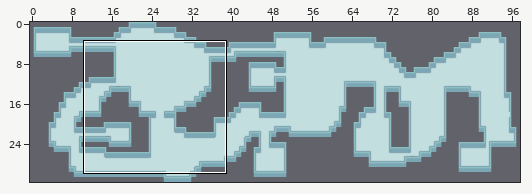
Level history. Tiled map: Juego/assets/map/map_2/mapa_2.tmx. Above: a wide view before the commit, with the close-up outlined.
Close-up. Before the edit:
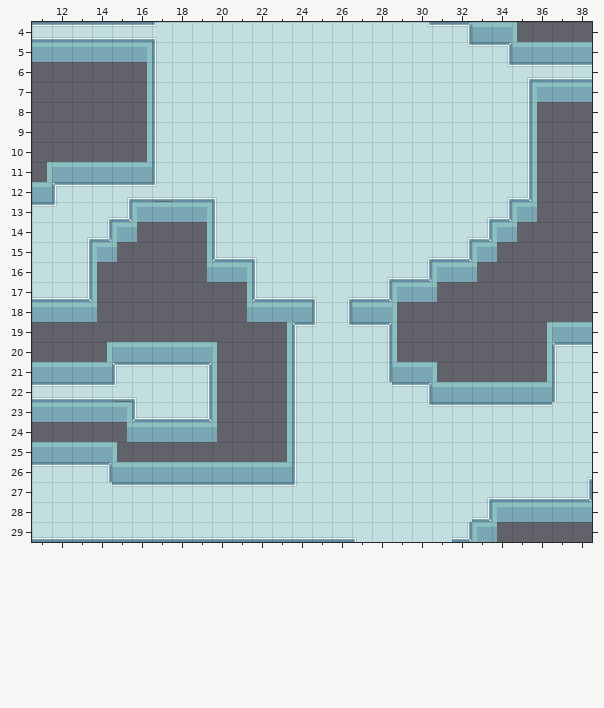
Cells are 32x32 px. Shown: x 11..38, y 4..29. The commit also changed other parts of the map, which this record leaves out.
Now the later version:
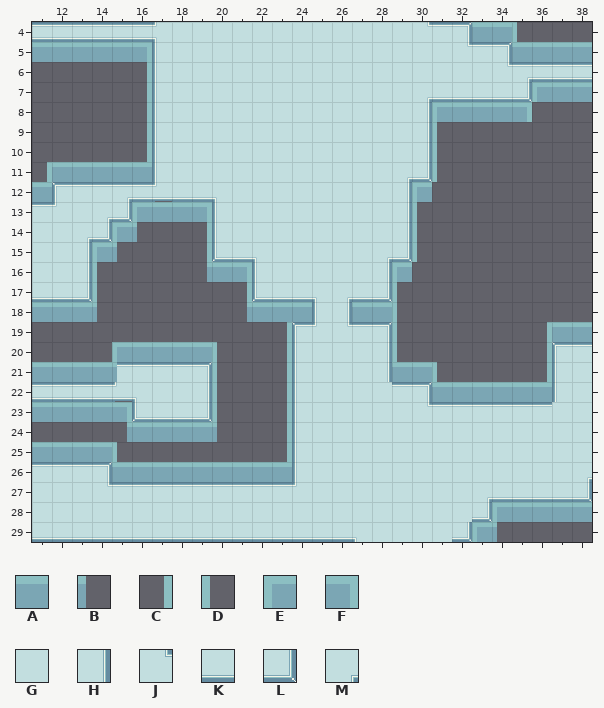
Key: from "map_tiles2": A 0, B 3, C 10, D 11, E 12, F 13, G 41, H 42, J 45, K 51, L 52, M 55.
_ is an empty cell.
What changed:
Layer "suelo":
The author changed tile G to tile H in rows 8 to 10 at x 30; in rows 12 to 14 at x 29.
The author changed tile M to tile H in row 16 at x 28.
The author changed tile G to tile J in row 27 at x 14.
The author changed tile G to tile K in row 7 at x 31 to 34.
The author changed tile G to tile L in row 11 at x 30; in row 15 at x 29.
The author changed tile H to tile L in row 7 at x 35.
The author changed tile G to tile M in row 7 at x 30; in row 11 at x 29; in row 15 at x 28.
Tile G is gone in rows 8 to 11 at x 31 to 34; in row 12 at x 30 to 33; in row 13 at x 30 to 32; in row 14 at x 30 to 31.
Tile H is gone in rows 8 to 11 at x 35.
Tile K is gone in row 15 at x 31; in row 16 at x 29.
Tile L is gone in row 12 at x 35; in row 13 at x 34; in row 14 at x 33; in row 15 at x 32; in row 16 at x 30.
Tile M is gone in row 12 at x 34; in row 13 at x 33; in row 14 at x 32; in row 15 at x 30.
Layer "pared":
Tile A now appears in row 8 at x 32 to 34.
Tile B now appears in row 21 at x 15.
The author changed tile E to tile D in row 17 at x 29.
Tile D now appears in rows 9 to 11 at x 31; in rows 13 to 15 at x 30.
The author changed tile A to tile E in row 20 at x 15.
Tile E now appears in row 8 at x 31; in row 12 at x 30; in row 16 at x 29.
Tile F now appears in row 8 at x 35.
Tile A is gone in row 16 at x 32; in row 17 at x 30.
Tile B is gone in row 13 at x 36; in row 14 at x 35; in row 15 at x 34; in row 16 at x 33; in row 17 at x 31.
Tile C is gone in row 20 at x 14.
Tile D is gone in rows 8 to 12 at x 36.
Tile E is gone in row 13 at x 35; in row 14 at x 34; in row 15 at x 33; in row 16 at x 31.
Boxes around the changes in both close-ups, in picture pixels (x1, y1, x2, y2):
changed: (387, 97, 537, 302)
changed: (107, 342, 117, 382)
changed: (107, 482, 112, 487)
